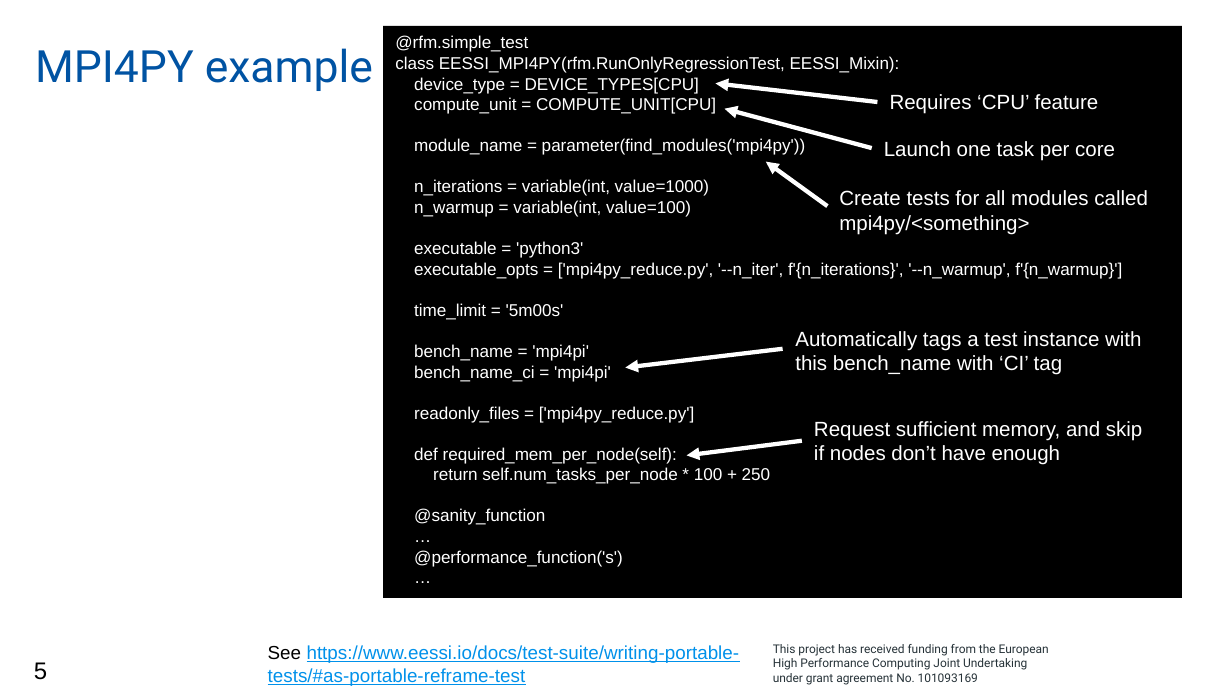
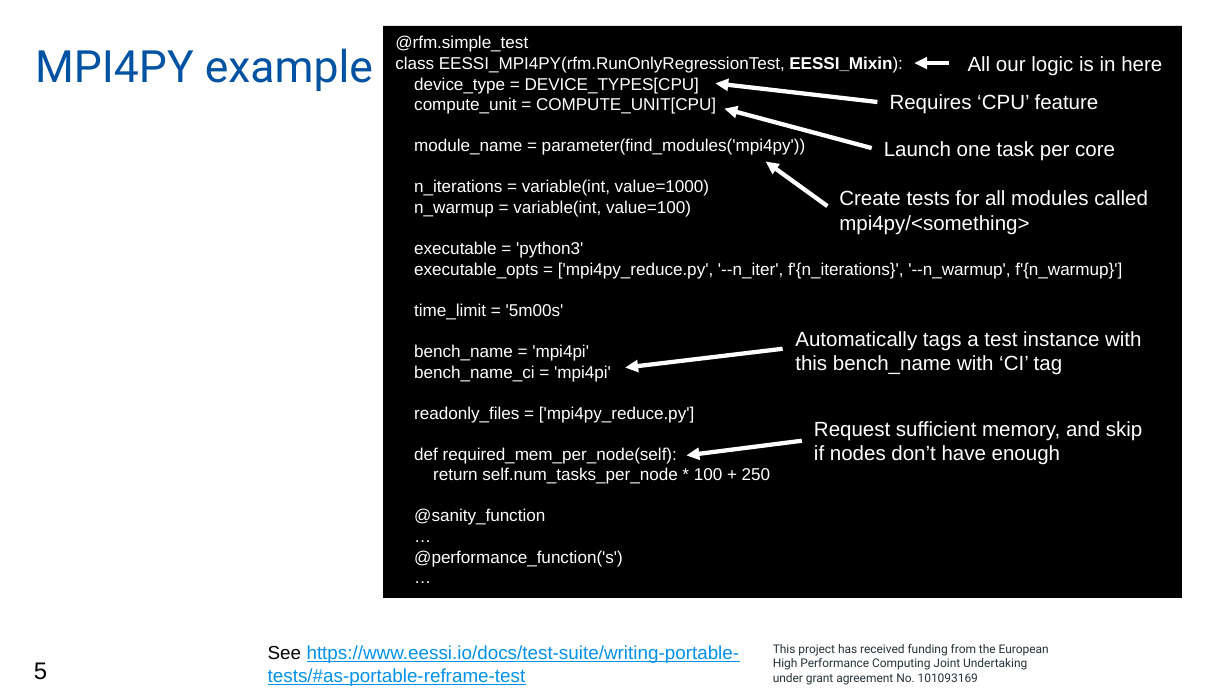
Before and after one commit to casparvl/EUM25, a slide deck: slide 5 of 2025-03 - EESSI test suite at EUM25.pptx. Drawn at 1232x693 pixels with LibreOffice and Linux fonts; fonts in the diff are those of the drawing; background and template pictures are left out. Boxes give left, top, right and bottom in pixels: in the first picture for what was removed or moved away, otherwise in the second. Text is boxed around its words. In the diff, an @@ line names an element or a change of style, - is before the commit and + after.

```diff
--- a/2025-03 - EESSI test suite at EUM25.pptx
+++ b/2025-03 - EESSI test suite at EUM25.pptx
@@ text in rectangle at (395,56,903,73): bold on in "EESSI_Mixin):" @@
@@ text added at (968,56,1162,75), 12 pt, text #FFFFFF @@
+All our logic is in here
@@ arrow added from (949, 63) to (914, 63), #FFFFFF 2.5 pt @@
```
Also in this commit, not shown: 2 other slides changed, 1 other file.
